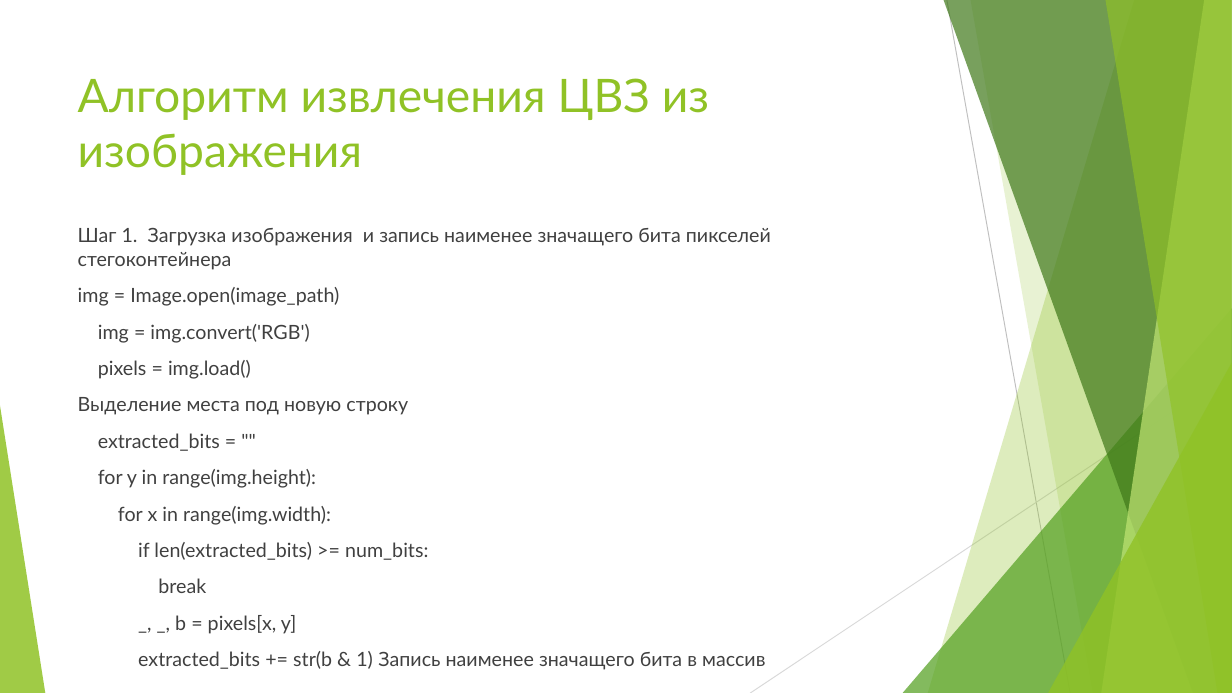
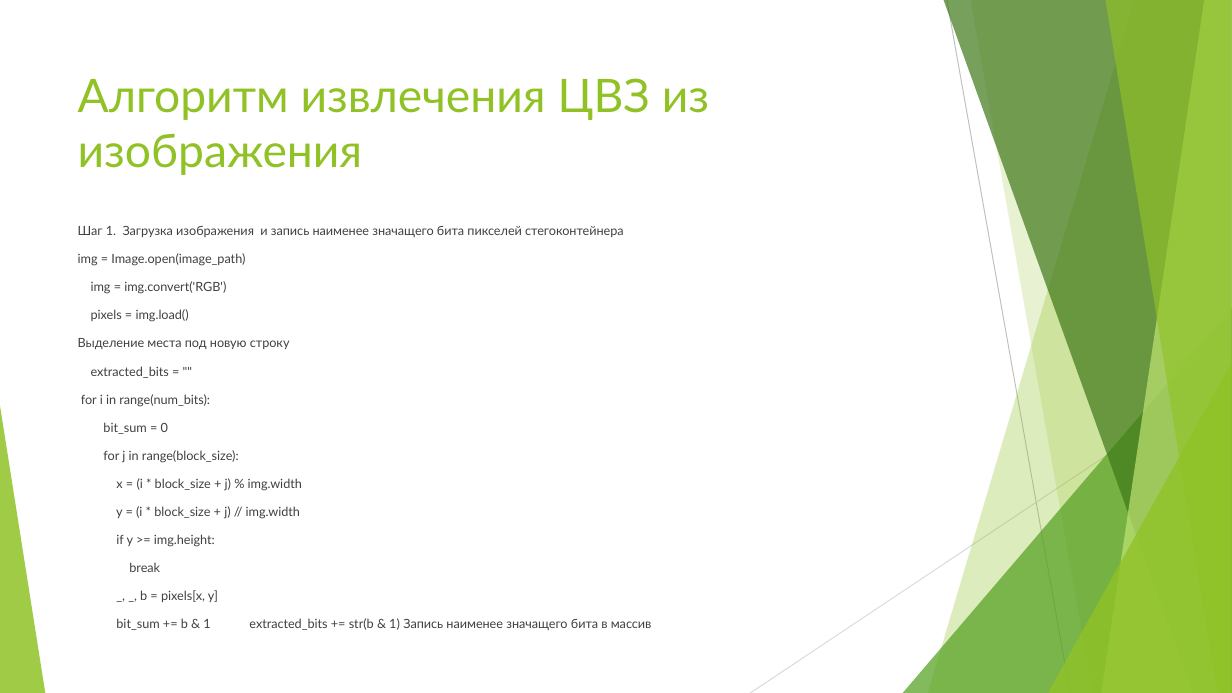
Before and after one commit to Kubyshev/kurs_stega, a slide deck: slide 13 of stegoKurs/Курсовая.pptx. Drawn at 1232x693 pixels with LibreOffice and Linux fonts; fonts in the diff are those of the drawing. Boxes give left, top, right and bottom in pixels: in the first picture for what was removed or moved away, otherwise in the second. Text is boxed around its words. In the diff, an @@ line names an element or a change of style, - is before the commit and + after.

```diff
--- a/stegoKurs/Курсовая.pptx
+++ b/stegoKurs/Курсовая.pptx
@@ text at (78, 226, 624, 602): size 15.3 to 9.9 pt in "Шаг 1. Загрузка изображения и запись наименее ...", "img = Image.open(image_path)", "img = img.convert('RGB')", "pixels = img.load()" and 4 more places @@
@@ text at (81, 394, 302, 547): text changed; size 15.3 to 9.9 pt @@
-for y in range(img.height):
-for x in range(img.width):
-if len(extracted_bits) >= num_bits:
+for i in range(num_bits):
+bit_sum = 0
+for j in range(block_size):
+x = (i * block_size + j) % img.width
+y = (i * block_size + j) // img.width
+if y >= img.height:
@@ text at (116, 618, 652, 630): text changed; size 15.3 to 9.9 pt @@
-extracted_bits += str(b & 1) Запись наименее значащего бита в массив
+bit_sum += b & 1 extracted_bits += str(b & 1) Запись наименее значащего бита в массив
```
Also in this commit, not shown: 9 other slides changed.
